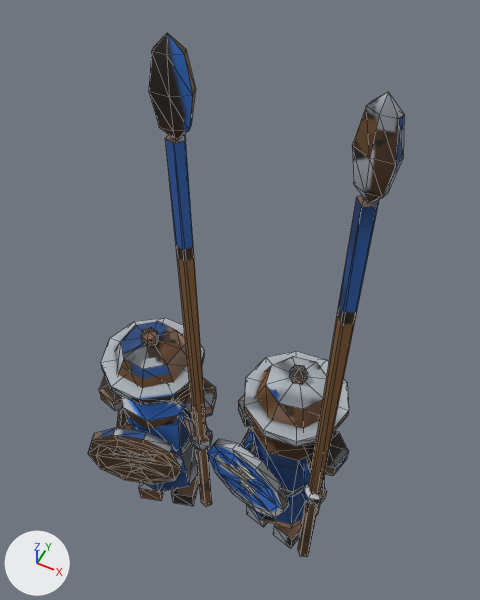
A saved change to the glTF model game/assets/models/sentry_dl2_blue.glb.
Rendered twice from a 50 mm lens placed at (0.238, -0.407, 1.021), pointed at (0.006, 0.058, 0.44). Arrows for +X, +Y and +Z are at lower left; the lights stay in place. The first picture is the older version. Mesh edges are drawn as thin lines. Vertices at exactly the same position are counted once.

Names of what the first picture shows: 'sentry_dl2_blue'.
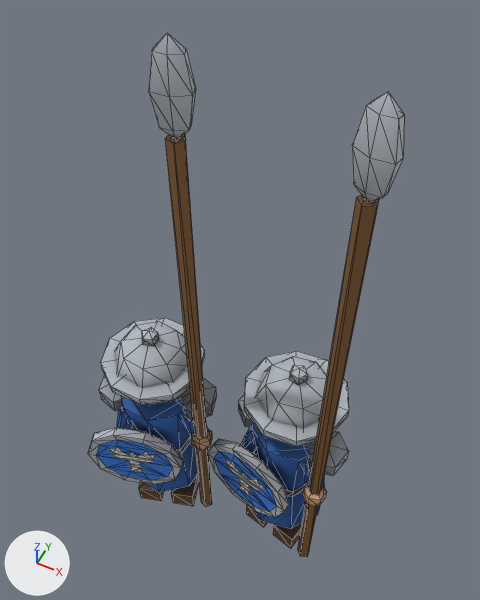
Location of each change, (x1, y1, x2, y2) in pixels of the pictures (480 x 600 px):
part 1 of me_tube, reshaped
    before: (141, 327, 158, 346)
    after: (142, 327, 159, 346)
part 2 of me_tube, reshaped
    before: (289, 365, 308, 384)
    after: (290, 365, 307, 385)
part 3 of me_tube, surface changed
    both: (88, 33, 404, 557)

The change, as a diff of the scene's bpy script:
```diff
--- a/game/assets/models/sentry_dl2_blue.glb.py
+++ b/game/assets/models/sentry_dl2_blue.glb.py
@@ me_tube @@
 # used by ob_sentry_dl2_blue; location = (0.0, 0.0, 0.0)
 # verts and faces of me_tube; kept vertices keep their numbers, new ones are numbered from 712
 # before: 176 (-0.091, 0.002, 0.391) at pixel (148, 330), 178 (-0.091, 0.002, 0.367), 179 (-0.083, 0.01, 0.385) at pixel (157, 331), 180 (-0.083, 0.01, 0.373) at pixel (158, 337), 181 (-0.08, -0.001, 0.385) at pixel (155, 338)
 # before: 182 (-0.08, -0.001, 0.373) at pixel (156, 344), 183 (-0.087, -0.008, 0.385) at pixel (146, 340), 184 (-0.087, -0.008, 0.373) at pixel (147, 346), 185 (-0.098, -0.006, 0.385) at pixel (140, 336), 186 (-0.098, -0.006, 0.373) at pixel (141, 342)
 # before: 187 (-0.101, 0.004, 0.385) at pixel (142, 329), 188 (-0.101, 0.004, 0.373)
 # before: 532 (0.095, 0.032, 0.391) at pixel (299, 368), 534 (0.095, 0.032, 0.367), 535 (0.106, 0.035, 0.385) at pixel (307, 372), 536 (0.106, 0.035, 0.373) at pixel (307, 378), 537 (0.103, 0.025, 0.385) at pixel (302, 378)
 # before: 538 (0.103, 0.025, 0.373) at pixel (301, 384), 539 (0.093, 0.021, 0.385) at pixel (293, 377), 540 (0.093, 0.021, 0.373) at pixel (292, 383), 541 (0.085, 0.029, 0.385) at pixel (289, 370), 542 (0.085, 0.029, 0.373) at pixel (289, 376)
 # before: 543 (0.088, 0.039, 0.385) at pixel (295, 364), 544 (0.088, 0.039, 0.373)
-me_tube.from_pydata(...)  # 712 vertices, 1120 faces; spans x -0.168..0.174, y -0.093..0.096, z 0.0..0.792
+me_tube.from_pydata(...)  # 708 vertices, 1128 faces; spans x -0.168..0.174, y -0.093..0.096, z 0.0..0.792
+# me_tube part 1
+delete_vertices([183, 184])  # with the faces that use them
+verts[179] = (-0.082, 0.008, 0.385)  # moved, pixel (157, 332)
+verts[180] = (-0.082, 0.008, 0.373)  # moved, pixel (158, 339)
+verts[181] = (-0.082, -0.005, 0.385)  # moved, pixel (152, 340)
+verts[182] = (-0.082, -0.005, 0.373)  # moved, pixel (153, 346)
+verts[185] = (-0.094, -0.008, 0.385)  # moved, pixel (142, 338)
+verts[186] = (-0.094, -0.008, 0.373)  # moved, pixel (143, 344)
+verts[187] = (-0.101, 0.002, 0.385)  # moved, pixel (141, 330)
+verts[188] = (-0.101, 0.002, 0.373)  # moved, pixel (142, 337)
+faces += [(178, 182, 186), (181, 185, 182), (182, 185, 186), (176, 185, 181)]
+# me_tube part 2
+delete_vertices([539, 540])  # with the faces that use them
+verts[535] = (0.106, 0.033, 0.385)  # moved, pixel (307, 374)
+verts[536] = (0.106, 0.033, 0.373)  # moved, pixel (306, 380)
+verts[537] = (0.1, 0.022, 0.385)  # moved, pixel (298, 379)
+verts[538] = (0.1, 0.022, 0.373)  # moved, pixel (298, 385)
+verts[541] = (0.087, 0.025, 0.385)  # moved, pixel (289, 373)
+verts[542] = (0.087, 0.025, 0.373)  # moved, pixel (289, 379)
+verts[543] = (0.086, 0.037, 0.385)  # moved, pixel (293, 365)
+verts[544] = (0.086, 0.037, 0.373)  # moved
+faces += [(534, 538, 542), (537, 541, 538), (538, 541, 542), (532, 541, 537)]
+# me_tube part 3: 1054 kept faces spanning x -0.168..0.174, y -0.093..0.096, z 0.0..0.792 get new texture (UV) coordinates
+# other edits to the shape of me_tube do not show in these pictures
 me_tube.materials.append(mat_baked)
```
